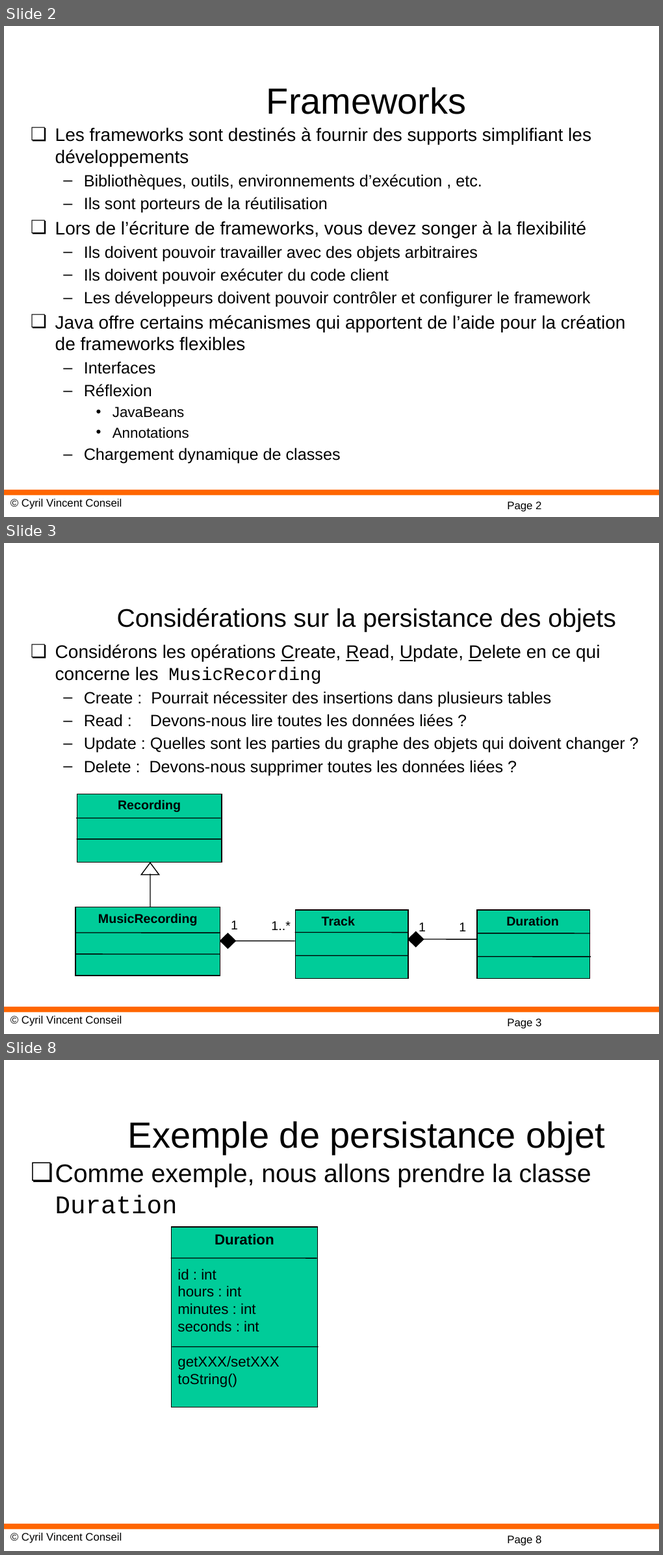
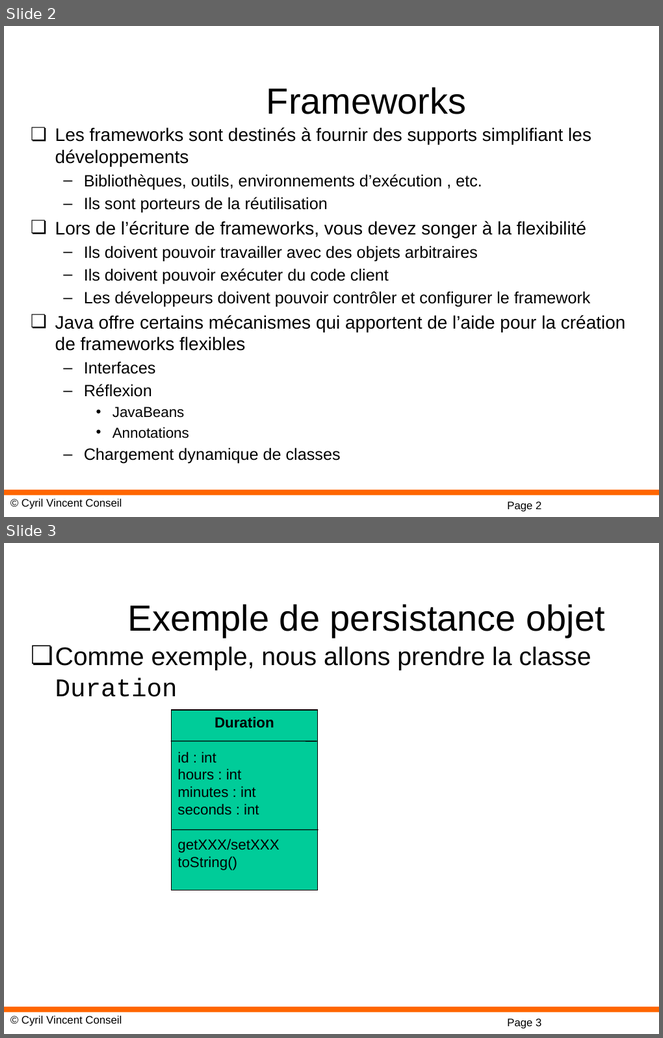
Before and after one commit to cyrilvincent/spring, a slide deck: ppt/Spring-06-SpringJPAH2.pptx. Shown one above the other, each under a label of ours: slides 2, 3 and 8 before the commit, slides 2 and 3 after it; the slides between them are not shown. The pictures are 663x1555 and 663x1038 pixels, drawn with LibreOffice and Linux fonts; fonts in the diff are those of the drawing; background and template pictures are left out. Boxes give left, top, right and bottom in pixels: in the first picture for what was removed or moved away, otherwise in the second. Text is boxed around its words. In the diff, an @@ line names an element or a change of style, - is before the commit and + after.

```diff
--- a/ppt/Spring-06-SpringJPAH2.pptx
+++ b/ppt/Spring-06-SpringJPAH2.pptx
@@ slide 3 removed at [4,543,659,1034], background #FFFFFF; not listed: 3 template elements that a slide beside it also shows @@
@@ title removed at [117,608,616,632] @@
-Considérations sur la persistance des objets
@@ text removed at [55,644,625,776] @@
-❏ Considérons les opérations Create, Read, Update, Delete en ce qui concerne les MusicRecording
-  – Create : Pourrait nécessiter des insertions dans plusieurs tables
-  – Read : Devons-nous lire toutes les données liées ?
-  – Update : Quelles sont les parties du graphe des objets qui doivent changer ?
-  – Delete : Devons-nous supprimer toutes les données liées ?
@@ rectangle removed at [296,910,408,979] @@
-Track
@@ rectangle removed at [477,910,590,979] @@
-Duration
@@ text removed at [231,921,238,930] @@
-1
@@ text removed at [271,921,290,930] @@
-1..*
@@ diamond removed at [408,932,423,947] @@
@@ text removed at [419,923,426,932] @@
-1
@@ text removed at [459,923,466,932] @@
-1
@@ diamond removed at [220,934,235,949] @@
@@ line removed from (235, 941) to (295, 941) @@
@@ line removed from (295, 933) to (408, 933) @@
@@ line removed from (423, 939) to (478, 939) @@
@@ line removed from (477, 934) to (590, 934) @@
@@ group removed at [76,794,222,976]: 5 lines, 2 rectangles, 1 triangle @@
-Recording
-MusicRecording
@@ line removed from (296, 956) to (408, 956) @@
@@ line removed from (478, 957) to (591, 957) @@
@@ what was slide 8 is now slide 3 @@
@@ page number at [507,1019,542,1029]: text changed @@
-Page 8
+Page 3
```
Also in this commit, not shown: 2 slides changed, 4 other slides removed, 32 other files.
